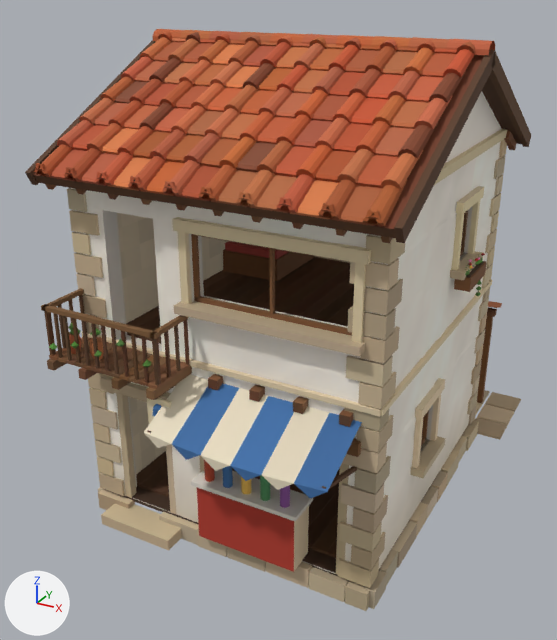
An edit to the glTF model godot/assets/kit/houses/artisan_0_2.glb, drawn before and after from the same camera.
Both versions are drawn from a 50 mm lens placed at (4.03, -7.97, 6.09), pointed at (-0.25, -0.2, 2.2). The lights are fixed; the arrows at lower left show +X, +Y and +Z. The first picture is the older version. Vertices at exactly the same position are counted once.

Objects in the first picture: 'House', 'Rooms', 'Walls'.
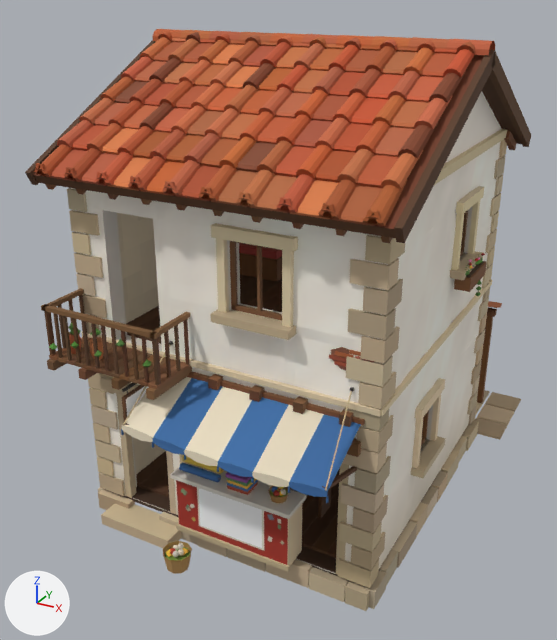
Patch to the scene script:
```diff
--- a/godot/assets/kit/houses/artisan_0_2.glb.py
+++ b/godot/assets/kit/houses/artisan_0_2.glb.py
@@ mat_civsign @@
+mat_civsign = bpy.data.materials.new('CivSign')
+# uses the picture img_civ_white
@@ mat_civcloth @@
+mat_civcloth = bpy.data.materials.new('CivCloth')
+# uses the picture img_civ_white
@@ mat_civwood @@
+mat_civwood = bpy.data.materials.new('CivWood')
+# uses the picture img_civ_white
@@ me_house @@
 # used by ob_house; location = (0.0, 0.0, 0.0)
-me_house.from_pydata(...)  # 7335 vertices, 9821 faces; spans x -2.05..2.23, y -2.72..3.27, z -0.02..5.56
+me_house.from_pydata(...)  # 10098 vertices, 14418 faces; spans x -2.05..2.23, y -2.74..3.27, z -0.02..5.56
+# me_house part 1: the loose piece of 8 vertices spanning x -0.39..-0.3, y -2.01..-1.95, z 3.04..3.9 is moved by (0.45, 0.0, 0.0)
+# me_house part 2: the loose piece of 8 vertices spanning x 1.52..1.61, y -2.01..-1.95, z 3.04..3.9 is moved by (-0.73, 0.0, 0.0)
+# me_house part 3: a new loose piece, a box spanning x 0.03..0.91, y -2.105..-1.875, z 2.97..3.06, in mat_civkit
+# me_house part 4: the loose piece of 8 vertices spanning x -0.3..-0.2, y -1.95..-1.83, z 0.24..1.86 is moved by (-0.28, 0.0, 0.0)
+# me_house part 5: a new loose piece, a box spanning x -0.5..0.93, y -2.14..-1.8, z 0.24..0.96, in mat_civkit
+# me_house part 6: a new loose piece, a box spanning x -0.54..0.972, y -2.19..-1.79, z 0.96..1.01, in mat_civkit
+# me_house part 7: a new loose piece, a box spanning x -0.52..0.952, y -2.17..-2.13, z 0.24..0.3, in mat_civkit
+# me_house part 8: a new loose piece, a box spanning x -0.214..0.646, y -2.145..-2.139, z 0.3834..0.9734, in mat_civkit
+# me_house part 9: the loose piece of 8 vertices spanning x -0.22..1.01, y -2.14..-1.8, z 0.24..0.96 is turned -60.9 degrees about the y axis through its middle and scaled by 0.0426, then moved by (-0.75, -0.17, 0.0)
+# me_house part 10: the loose piece of 8 vertices spanning x -0.63..-0.33, y -2.39..-2.36, z 1.75..2.09 is turned 90 degrees about the y axis through its middle and scaled by 0.0579, then moved by (0.49, 0.34, -0.15)
+# me_house part 11: 7 loose pieces with 86 vertices, spanning x -0.57..1.52, y -2.45..-1.86, z 1.01..3.82, are deleted
+# me_house part 12: 4 vertices moved from x -0.43, y -2.05..-1.89, z 1.86..2.0 to x -0.71, y -2.05..-1.89, z 1.86..2.0; 159 vertices removed from x -0.43..1.65, y -2.72..-1.79, z 0.96..3.95; 2764 vertices added at x -0.81..1.73, y -2.74..-0.96, z 0.0..3.82
+# me_house part 13: 1428 faces spanning x -1.89..2.02, y -2.71..2.95, z 0.0..4.42 switch from mat_civkit to mat_civwood
+# other edits to the shape of me_house do not show in these pictures
+me_house.materials.append(mat_civcloth)
+me_house.materials.append(mat_civsign)
@@ me_walls @@
 # used by ob_walls; location = (0.0, 0.0, 0.0)
-me_walls.from_pydata(...)  # 1155 vertices, 1940 faces; spans x -1.81..1.81, y -1.96..1.96, z 0.24..5.43
+me_walls.from_pydata(...)  # 1179 vertices, 1990 faces; spans x -1.81..1.81, y -1.96..1.96, z 0.24..5.43
+# me_walls part 14: 365 vertices moved within x -1.81..1.81, y -1.96..1.96, z 0.54..4.44; 52 vertices removed from x -1.5..1.52, y -1.96..1.96, z 0.24..4.14; 76 vertices added at x -1.5..1.52, y -1.96..1.96, z 0.24..4.44
+# me_walls part 15: 13 kept faces spanning x -0.3..1.52, y -1.96..-1.94, z 2.04..3.06 get new vertex colours; the middle colour goes from white #fbf4e7 to white #fef7ea
 me_walls.materials.append(mat_civplaster)
```

Where the change shows, as pixel boxes [x1, y1, x2, y2] in the pictures (557 x 640 px; the box of a moved part takes in the faces that stretch with it):
part 1 of me_house, moved or reshaped: before [177, 232, 192, 304]; after [216, 238, 229, 313]
part 2 of me_house, moved or reshaped: before [352, 263, 366, 343]; after [282, 250, 294, 327]
part 3 of me_house, added (brown): after [210, 309, 296, 340]
part 4 of me_house, moved or reshaped (mostly hidden): before [199, 455, 205, 473]; after [179, 454, 189, 464]
part 5 of me_house, added: after [176, 480, 302, 567]
part 6 of me_house, added: after [170, 463, 306, 519]
part 7 of me_house, added: after [176, 523, 289, 572]
part 8 of me_house, added: after [197, 487, 264, 550]
part 9 of me_house, moved or reshaped (not visible afterwards): before [197, 487, 309, 572]
part 10 of me_house, moved or reshaped (not visible afterwards): before [147, 398, 172, 424]
part 11 of me_house, deleted: before [153, 234, 354, 482]
part 12 of me_house, reshaped: before [144, 217, 372, 522]; after [121, 241, 374, 574]
part 13 of me_house, edited (looks the same): [41, 130, 517, 586] in both
part 14 of me_walls, moved or reshaped: [169, 169, 495, 569] in both
part 15 of me_walls, recoloured: before [192, 318, 354, 394]; after [192, 308, 353, 395]
